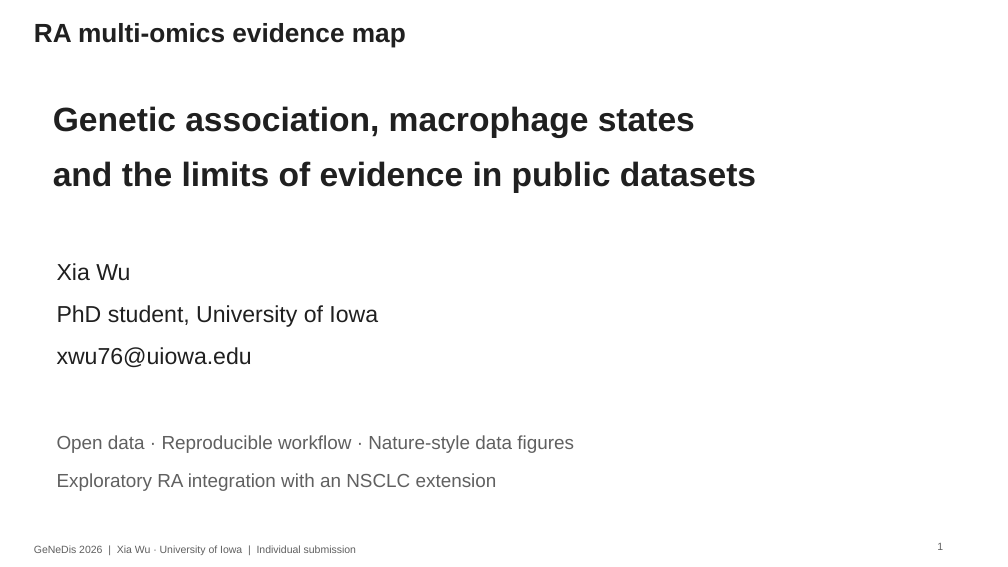
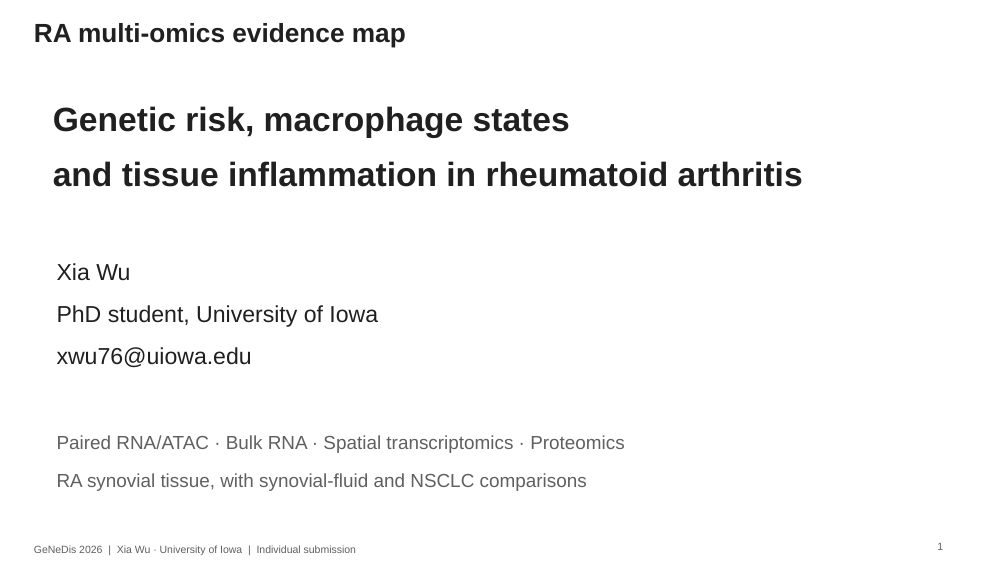
Before and after one commit to candicewu0515/genedis2026-ra-multiomics, a slide deck: slide 1 of presentation/GeNeDis2026_RA_results.pptx. Drawn at 1008x567 pixels with LibreOffice and Linux fonts; fonts in the diff are those of the drawing. Boxes give left, top, right and bottom in pixels: in the first picture for what was removed or moved away, otherwise in the second. Text is boxed around its words. In the diff, an @@ line names an element or a change of style, - is before the commit and + after.

```diff
--- a/presentation/GeNeDis2026_RA_results.pptx
+++ b/presentation/GeNeDis2026_RA_results.pptx
@@ text at (x1=53, y1=106, x2=803, y2=187): text changed @@
-Genetic association, macrophage states
-and the limits of evidence in public datasets
+Genetic risk, macrophage states
+and tissue inflammation in rheumatoid arthritis
@@ text at (x1=57, y1=435, x2=624, y2=491): text changed @@
-Open data · Reproducible workflow · Nature-style data figures
-Exploratory RA integration with an NSCLC extension
+Paired RNA/ATAC · Bulk RNA · Spatial transcriptomics · Proteomics
+RA synovial tissue, with synovial-fluid and NSCLC comparisons
```
Also in this commit, not shown: 6 other slides changed, 13 other files.
